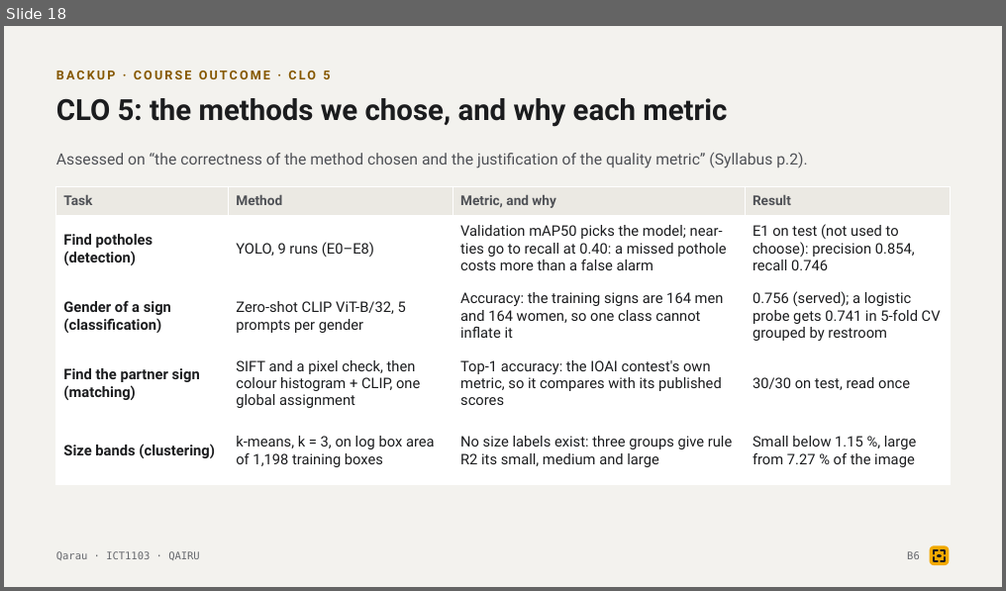
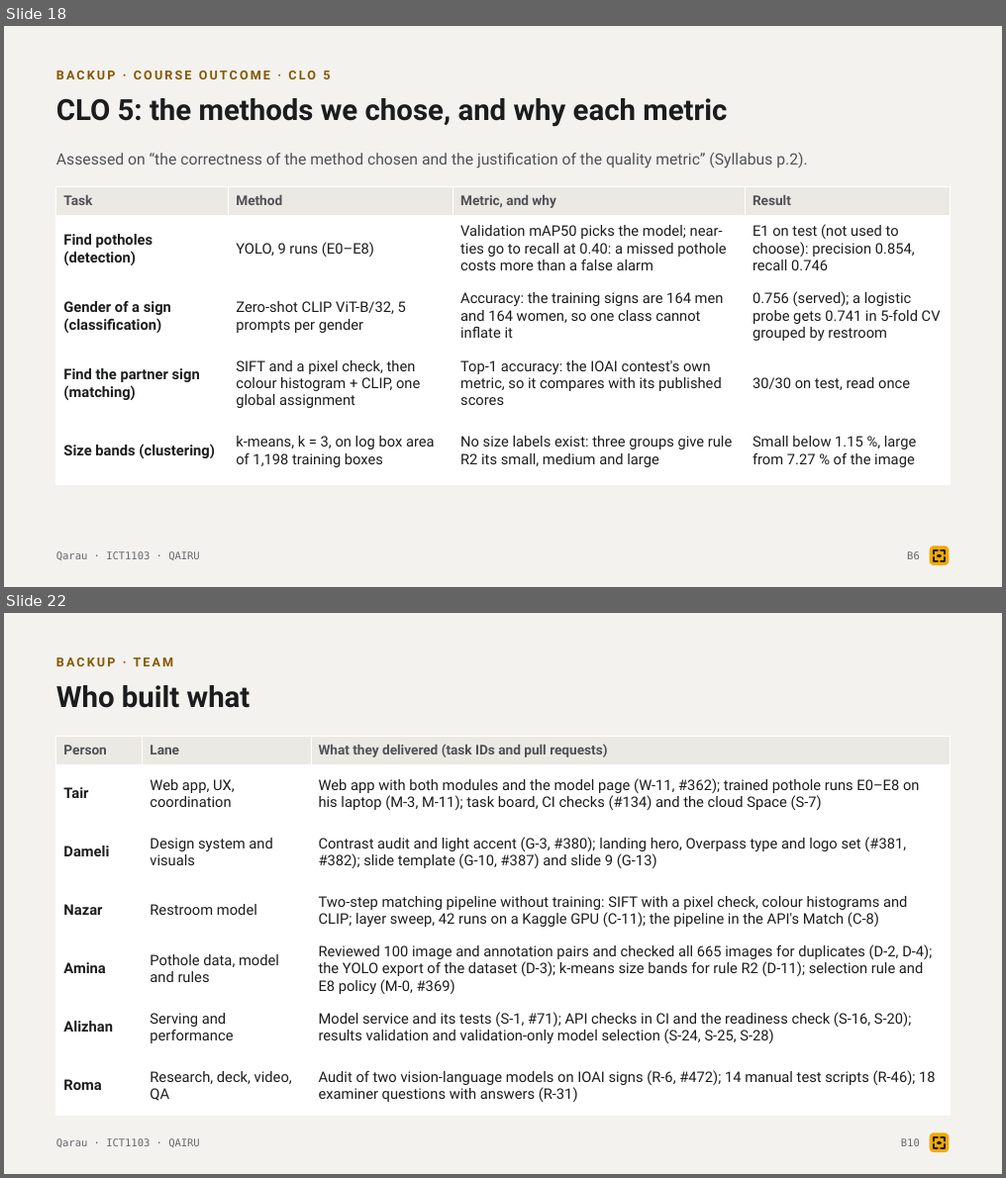
Before and after one commit to tairqaldy/jolscan-ict-final-1st-trimester, a slide deck: docs/deck/qarau-defense-deck.pptx. Shown one above the other, each under a label of ours: slide 18 before the commit, slides 18 and 22 after it; the slides between them are not shown. The pictures are 1006x591 and 1006x1178 pixels, drawn with LibreOffice and Linux fonts; fonts in the diff are those of the drawing. Boxes give left, top, right and bottom in pixels: in the first picture for what was removed or moved away, otherwise in the second. Text is boxed around its words. In the diff, an @@ line names an element or a change of style, - is before the commit and + after.

```diff
--- a/docs/deck/qarau-defense-deck.pptx
+++ b/docs/deck/qarau-defense-deck.pptx
@@ slide 22 added at (4, 613, 1002, 1174), background #F3F2EE @@
@@ text added at (56, 658, 174, 666), 12 pt, text #855700, bold @@
+BACKUP · TEAM
@@ text added at (56, 685, 251, 708), 28 pt, text #1B1C1E, bold @@
+Who built what
@@ table added at (56, 737, 949, 1115), 7 rows, 3 columns @@
+Person | Lane | What they delivered (task IDs and pull requests)
+Tair | Web app, UX, coordination | Web app with both modules and the model page (W-11, #362); trained pothole runs E0–E8 on his laptop (M-3, M-11); task board, CI checks (#134) and the cloud Space (S-7)
+Dameli | Design system and visuals | Contrast audit and light accent (G-3, #380); landing hero, Overpass type and logo set (#381, #382); slide template (G-10, #387) and slide 9 (G-13)
+Nazar | Restroom model | Two-step matching pipeline without training: SIFT with a pixel check, colour histograms and CLIP; layer sweep, 42 runs on a Kaggle GPU (C-11); the pipeline in the API's Match (C-8)
+Amina | Pothole data, model and rules | Reviewed 100 image and annotation pairs and checked all 665 images for duplicates (D-2, D-4); the YOLO export of the dataset (D-3); k-means size bands for rule R2 (D-11); selection rule and E8 policy (M-0, #369)
+Alizhan | Serving and performance | Model service and its tests (S-1, #71); API checks in CI and the readiness check (S-16, S-20); results validation and validation-only model selection (S-24, S-25, S-28)
+Roma | Research, deck, video, QA | Audit of two vision-language models on IOAI signs (R-6, #472); 14 manual test scripts (R-46); 18 examiner questions with answers (R-31)
@@ text added at (56, 1139, 200, 1148), 10 pt, text #66686D @@
+Qarau · ICT1103 · QAIRU
@@ text added at (901, 1139, 920, 1147), 10 pt, text #66686D @@
+B10
@@ rounded rectangle added at (930, 1134, 948, 1153), fill #F2A900 @@
@@ freeform shape added at (934, 1138, 938, 1142), outline #1B1C1E 1.89 pt @@
@@ freeform shape added at (934, 1145, 938, 1149), outline #1B1C1E 1.89 pt @@
@@ ellipse added at (937, 1142, 942, 1145), fill #1B1C1E @@
@@ freeform shape added at (941, 1138, 944, 1142), outline #1B1C1E 1.89 pt @@
@@ freeform shape added at (941, 1145, 944, 1149), outline #1B1C1E 1.89 pt @@
```
Also in this commit, not shown: 6 slides changed, 4 other slides added, 8 other files.
